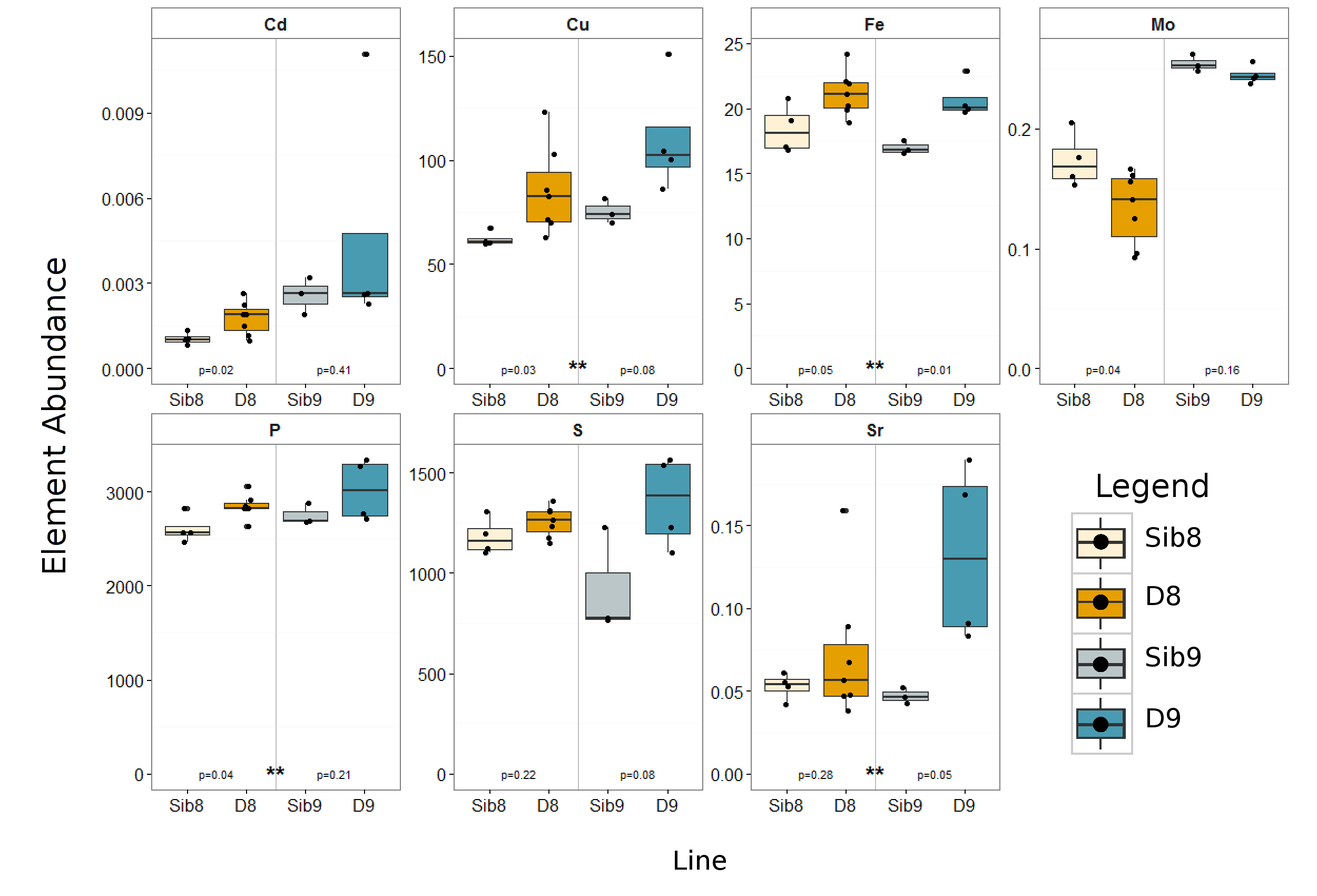
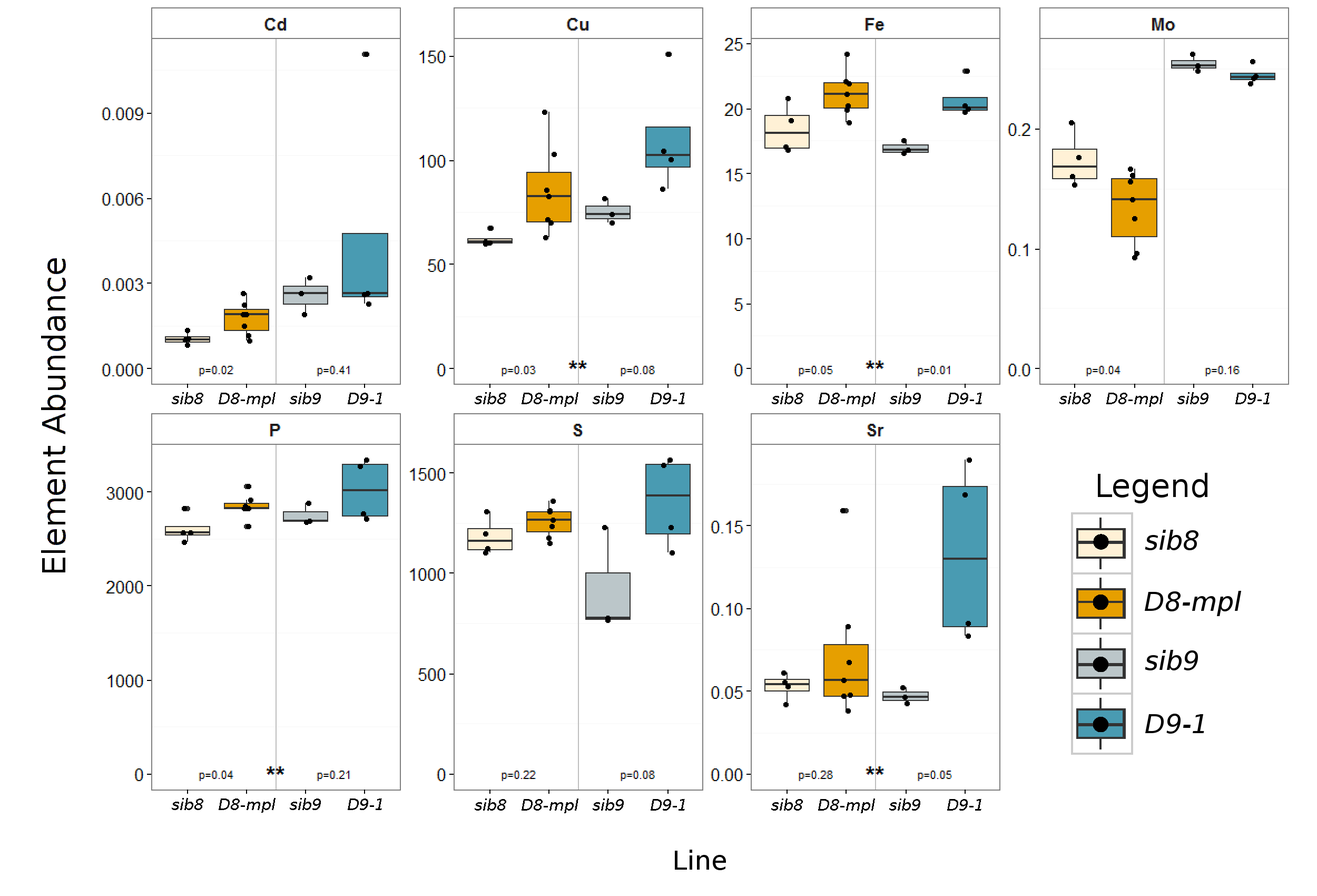
Comparing the layer stacks of the two 1317×896 images. Changes:
added layer "Pasted Layer #6" above "Pasted Layer #5" over (769, 798, 982, 813)
added layer "Pasted Layer #5" above "Pasted Layer #4" over (472, 798, 685, 813)
added layer "Pasted Layer #4" above "Pasted Layer #2" over (169, 797, 382, 813)
added layer "Pasted Layer #2" above "Pasted Layer #1" over (1057, 391, 1270, 407)
added layer "Pasted Layer #1" above "Pasted Layer copy" over (769, 391, 982, 407)
added layer "Pasted Layer copy" above "Pasted Layer" over (169, 391, 382, 407)
added layer "Pasted Layer" above "Element Abundance" over (472, 391, 685, 407)
added layer "D9-1 #1" above "sib9 #1" over (347, 392, 382, 405)
added layer "sib9 #1" above "D8-mpl #1" over (289, 392, 321, 405)
added layer "D8-mpl #1" above "sib8 #1" over (218, 392, 276, 408)
added layer "sib8 #1" above "D9-1" over (171, 392, 204, 405)
renamed "D9" to "D9-1", painted on it over (1145, 707, 1205, 734)
renamed "Sib9" to "sib9", painted on it over (1144, 645, 1201, 671)
renamed "D8" to "D8-mpl", painted on it over (1144, 585, 1242, 616)
renamed "Sib8" to "sib8", painted on it over (1144, 526, 1201, 550)
painted on "Fig 9 - D8 D9 Boxplot.png" over (169, 391, 1263, 812)
